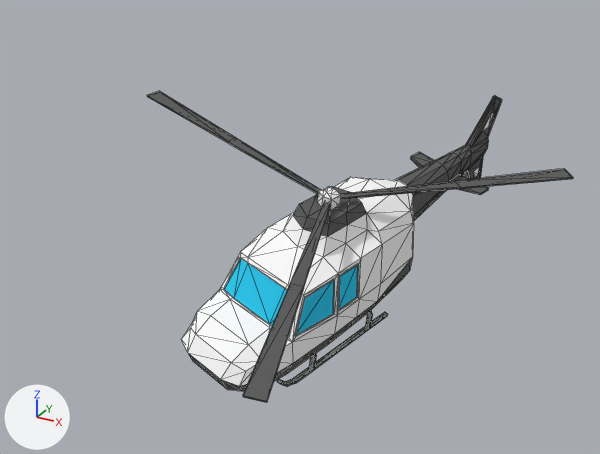
Renders of the glTF model public/3d/glb/car_05.glb from each side of a commit.
Before and after are seen from a 50 mm camera at (8.63, -0.43, 10.01) aimed at (6.82, 2.86, 8.36). Arrows for +X, +Y and +Z are at lower left; the lights stay in place. The picture after the commit comes second. Mesh edges are drawn as thin lines. Vertices at exactly the same position are counted once.

The older version as bpy lines, for what is in view:
```python
me_body_001 = bpy.data.meshes.new('body.001')
me_body_001.from_pydata(...)  # 396 vertices, 764 faces; spans x -15.3..9.9, y -2.9..2.9, z 0.0..10.0
# faces by material slot: [246, 14, 504]
me_body_001.materials.append(mat_ffffff)  # white #ffffff
me_body_001.materials.append(mat_039be5)  # cyan #1ccdf3
me_body_001.materials.append(mat_1a1a1a)  # dark grey #5a5a5a
me_cube_mesh_001 = bpy.data.meshes.new('Cube-Mesh.001')
me_cube_mesh_001.from_pydata(...)  # 48 vertices, 76 faces; spans x -12.7..12.7, y -14.4..7.6, z -0.2..0.4
# faces by material slot: [16, 60]
me_cube_mesh_001.materials.append(mat_ffffff)  # white #ffffff
me_cube_mesh_001.materials.append(mat_1a1a1a)  # dark grey #5a5a5a
ob_car_05 = bpy.data.objects.new('car_05', me_body_001)
ob_car_05.location = (6.88, 3.062, 7.784)
ob_car_05.rotation_euler = (-0.216, 0.104, -1.823)  # degrees (-12, 6, -104)
ob_car_05.scale = (0.0902, 0.0902, 0.0902)
ob_helicopter_001 = bpy.data.objects.new('helicopter.001', me_cube_mesh_001)
ob_helicopter_001.parent = ob_car_05
ob_helicopter_001.location = (1.381, 0.0, 9.243)
```
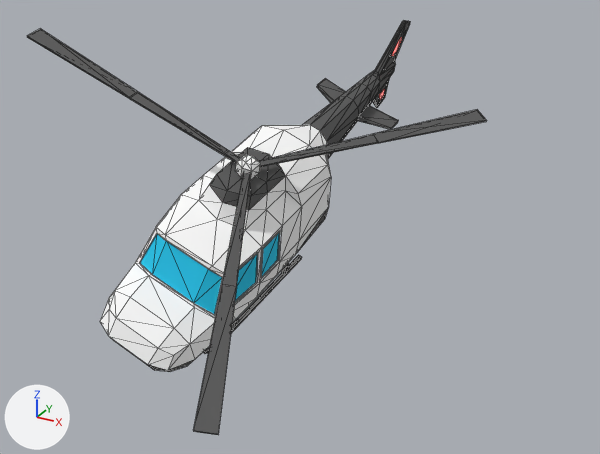
Boxes [x1, y1, x2, y2] around the edits, measured in the pictures (600 x 454 px):
'car_05', surface changed, moved, turned: before [181, 96, 502, 391]; after [100, 20, 410, 372]
'helicopter.001', moved, turned: before [147, 91, 573, 403]; after [27, 29, 487, 435]
part 1 of me_body_001, recoloured: before [473, 113, 493, 177]; after [379, 38, 402, 99]

Edits to the bpy script that builds the scene:
```text
Add mat_emissive_anim_red:
    mat_emissive_anim_red = principled_material('emissive_anim_red')
    mat_emissive_anim_red.base_color = (0.8, 0.8, 0.8)  # white #e7e7e7
    mat_emissive_anim_red.emission_color = (1.0, 0.00354, 0.0000543)  # red #ff0c00
    mat_emissive_anim_red.emission_strength = 2.9
Change me_body_001:
    where me_body_001.from_pydata(...)  # 396 vertices, 764 faces; spans x -15.3..9.9, y -2.9..2.9, z 0.0..10.0
    used by ob_car_05; location = (6.88, 3.062, 7.784); rotation_euler = (-0.216, 0.104, -1.823), in degrees (-12, 6, -104); scale = (0.0902, 0.0902, 0.0902)
    me_body_001 part 1: 8 faces spanning x -14.5..-13.5, y -0.2..0.2, z 3.9..8.9 switch from mat_ffffff (white #ffffff) to mat_emissive_anim_red (white #e7e7e7, glowing red #ff0c00)
Change ob_car_05:
    ob_car_05.location: (6.88, 3.062, 7.784) -> (6.465, 2.873, 8.077)
    ob_car_05.rotation_euler: (-0.216, 0.104, -1.823) -> (-0.394, 0.272, -1.678)  # degrees (-12, 6, -104) -> degrees (-23, 16, -96)
```
